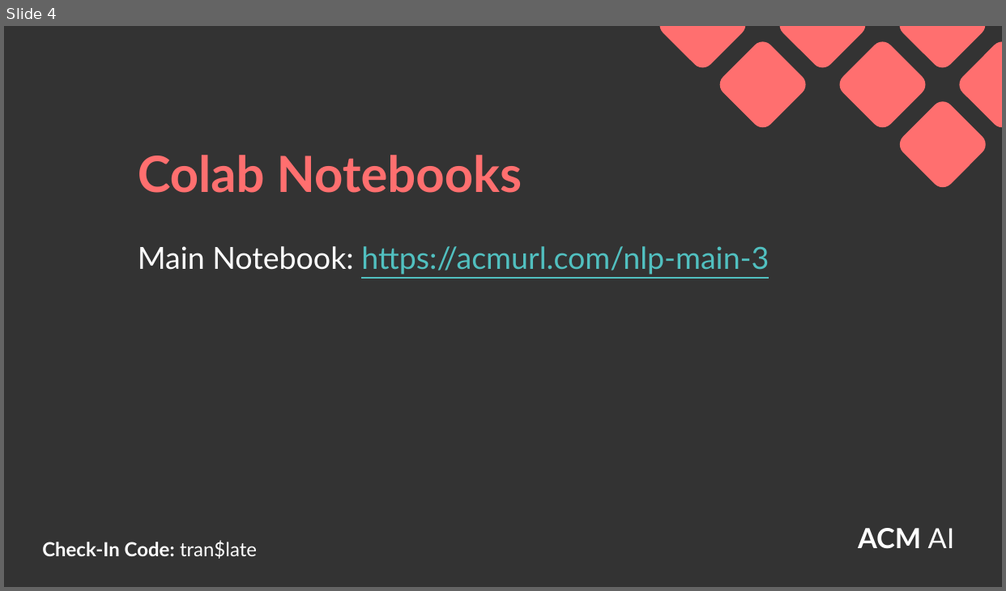
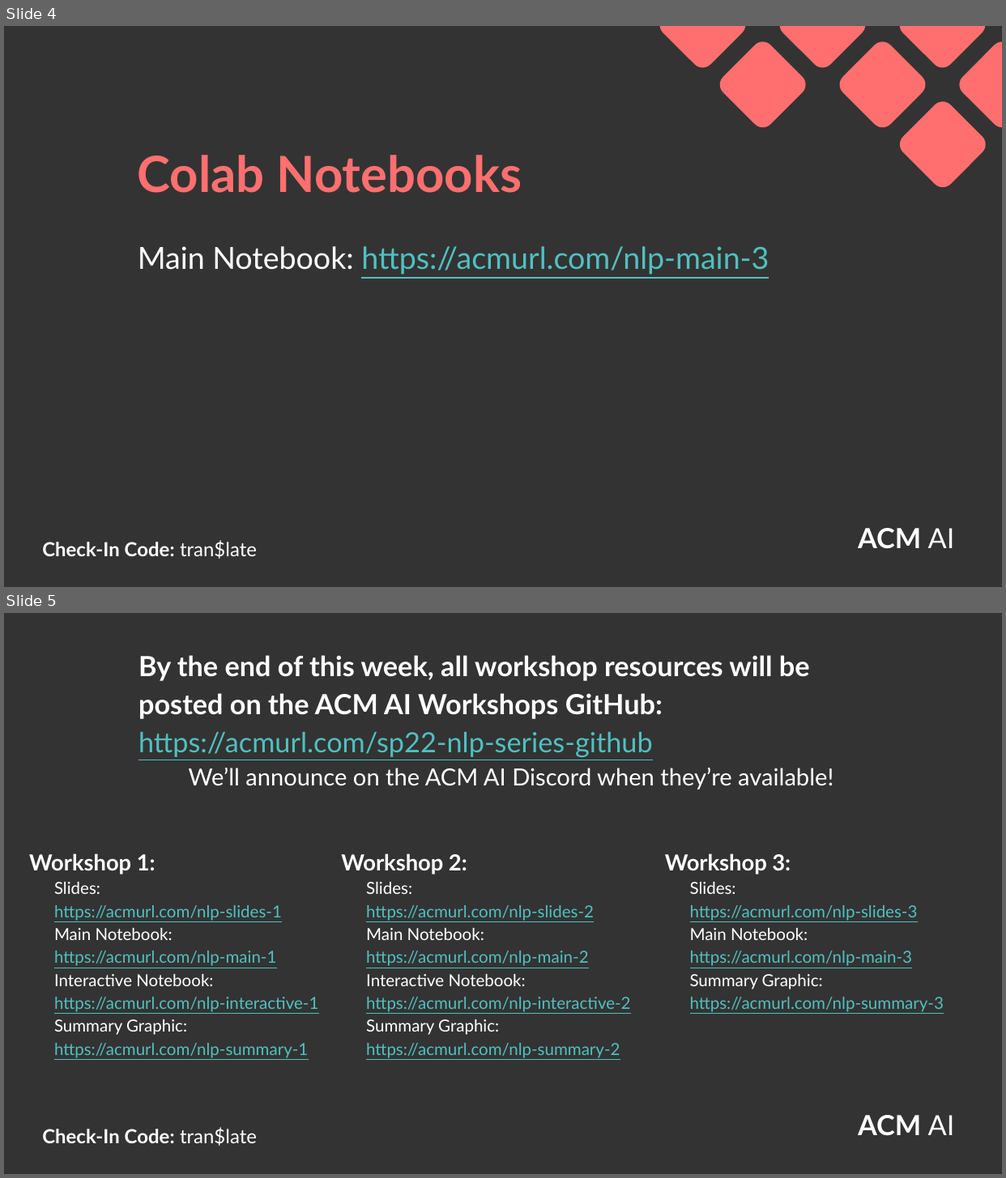
Before and after one commit to acmucsd/acm-ai-workshops, a slide deck: SP22/nlp-series/workshop-3/presentation-resources/NLP_Workshop_3_-_Seq2Seq_for_Machine_Translation.pptx. Shown one above the other, each under a label of ours: slide 4 before the commit, slides 4 and 5 after it. The pictures are 1006x591 and 1006x1178 pixels, drawn with LibreOffice and Linux fonts; fonts in the diff are those of the drawing; background and template pictures are left out. Boxes give left, top, right and bottom in pixels: in the first picture for what was removed or moved away, otherwise in the second. Text is boxed around its words. In the diff, an @@ line names an element or a change of style, - is before the commit and + after.

```diff
--- a/SP22/nlp-series/workshop-3/presentation-resources/NLP_Workshop_3_-_Seq2Seq_for_Machine_Translation.pptx
+++ b/SP22/nlp-series/workshop-3/presentation-resources/NLP_Workshop_3_-_Seq2Seq_for_Machine_Translation.pptx
@@ slide 5 added at [4,613,1002,1174], background #333333; not listed: 2 template elements that a slide beside it also shows @@
@@ text added at [138,655,833,790], 20 pt, text #FFFFFF @@
+By the end of this week, all workshop resources will be posted on the ACM AI Workshops GitHub: https://acmurl.com/sp22-nlp-series-github
+We’ll announce on the ACM AI Discord when they’re available!
@@ text added at [29,854,318,1059], 12 pt, text #51C0C0, underline @@
+Workshop 1:
+Slides:
+https://acmurl.com/nlp-slides-1
+Main Notebook:
+https://acmurl.com/nlp-main-1
+Interactive Notebook:
+https://acmurl.com/nlp-interactive-1
+Summary Graphic:
+https://acmurl.com/nlp-summary-1
@@ text added at [341,854,630,1059], 12 pt, text #51C0C0, underline @@
+Workshop 2:
+Slides:
+https://acmurl.com/nlp-slides-2
+Main Notebook:
+https://acmurl.com/nlp-main-2
+Interactive Notebook:
+https://acmurl.com/nlp-interactive-2
+Summary Graphic:
+https://acmurl.com/nlp-summary-2
@@ text added at [665,854,944,1012], 12 pt, text #51C0C0, underline @@
+Workshop 3:
+Slides:
+https://acmurl.com/nlp-slides-3
+Main Notebook:
+https://acmurl.com/nlp-main-3
+Summary Graphic:
+https://acmurl.com/nlp-summary-3
```
Also in this commit, not shown: 2 other slides added, 1 slide removed, 3 other files.
